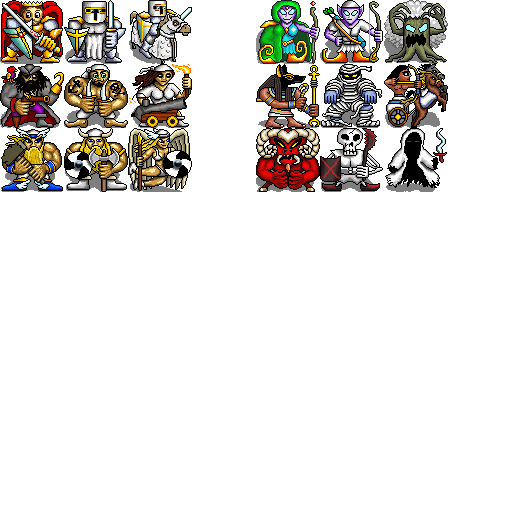
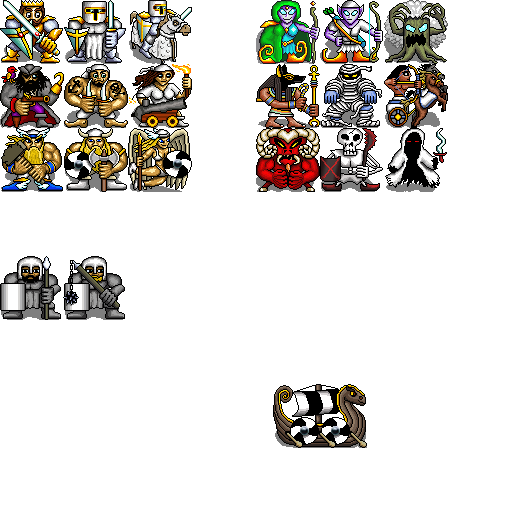
Layers edited between the first and the second 512x512 image:
painted on "Colour" over [0, 256, 348, 444]
painted on "Detail" over [0, 0, 367, 448]
painted on "Shadow" over [0, 47, 367, 448]
